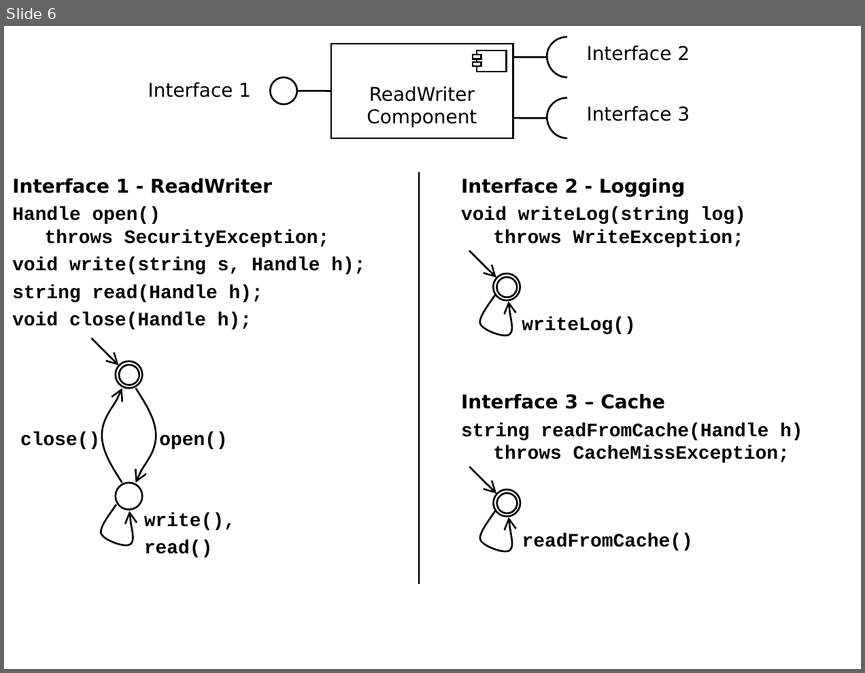
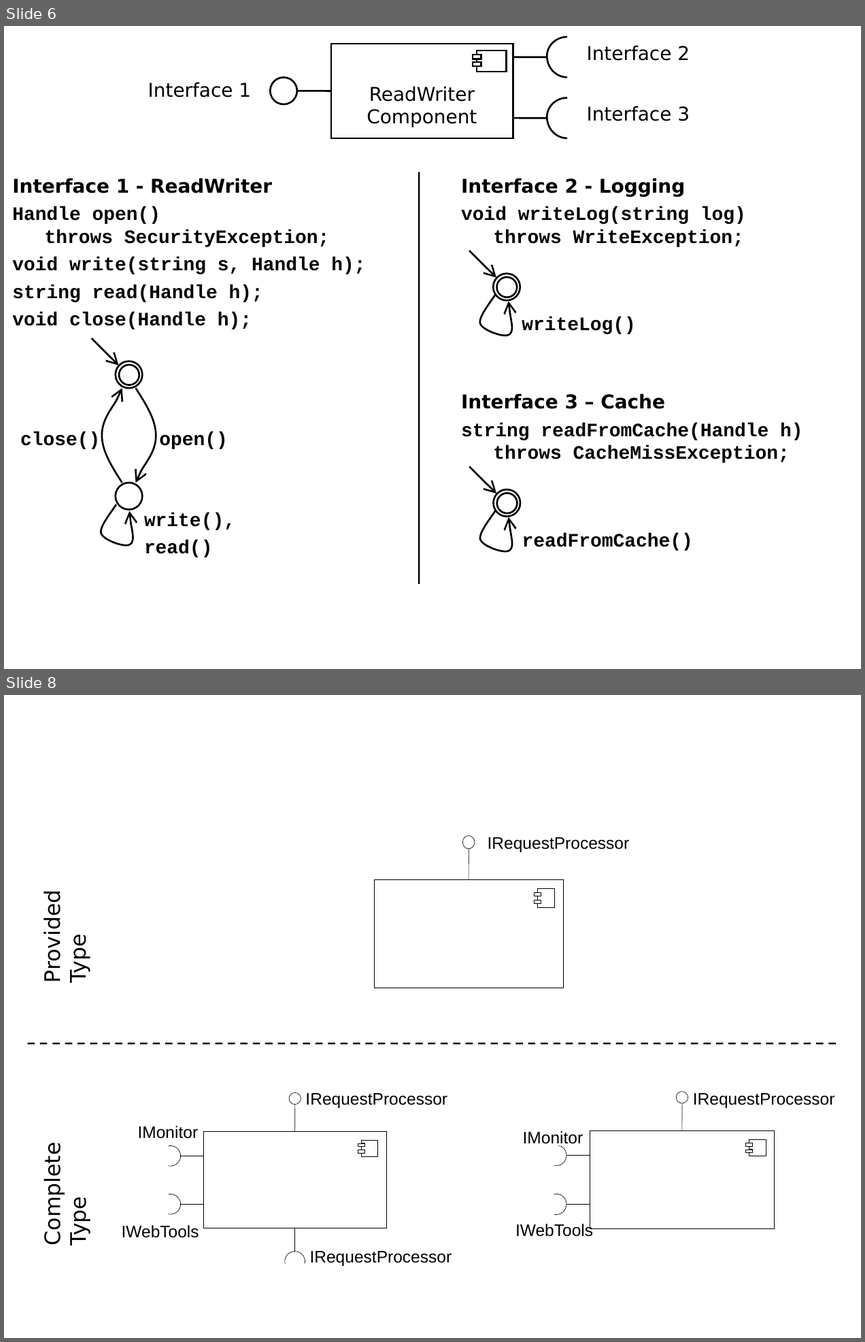
Before and after one commit to PalladioSimulator/Palladio-Core-PCM, a slide deck: trunk/doc/Ausarbeitung/image/component-model01.ppt. Shown one above the other, each under a label of ours: slide 6 before the commit, slides 6 and 8 after it; the slides between them are not shown. The pictures are 865x673 and 865x1342 pixels, drawn with LibreOffice and Linux fonts; fonts in the diff are those of the drawing. Boxes give left, top, right and bottom in pixels: in the first picture for what was removed or moved away, otherwise in the second. Text is boxed around its words. In the diff, an @@ line names an element or a change of style, - is before the commit and + after.

```diff
--- a/trunk/doc/Ausarbeitung/image/component-model01.ppt
+++ b/trunk/doc/Ausarbeitung/image/component-model01.ppt
@@ slide 8 added at [4, 695, 861, 1338], background #FFFFFF @@
@@ group added at [374, 832, 630, 988]: 6 freeform shapes, 4 rectangles, 1 line, 1 text @@
+IRequestProcessor
@@ text added at [40, 899, 91, 981], 18 pt, text #000000 @@
+Provided Type
@@ line added from (27, 1043) to (838, 1043), #000000 1.5 pt dashed @@
@@ text added at [40, 1152, 91, 1244], 18 pt, text #000000 @@
+Complete Type
@@ group added at [120, 1089, 452, 1266]: 10 freeform shapes, 7 rectangles, 4 texts, 1 line @@
+IRequestProcessor
+IRequestProcessor
+IMonitor
+IWebTools
@@ group added at [513, 1088, 835, 1238]: 9 freeform shapes, 6 rectangles, 3 texts, 1 line @@
+IRequestProcessor
+IMonitor
+IWebTools
```
Also in this commit, not shown: 1 slide changed, 1 other slide added, 7 other files.
